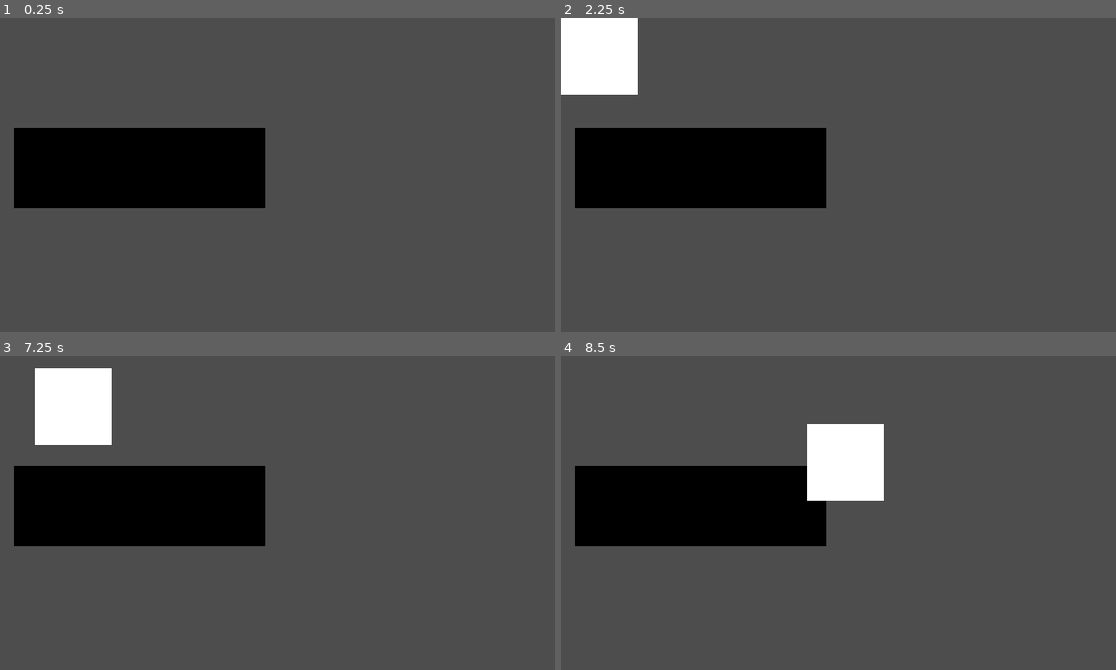
Above: before the commit, frames 1-4 (two rows, left to right).
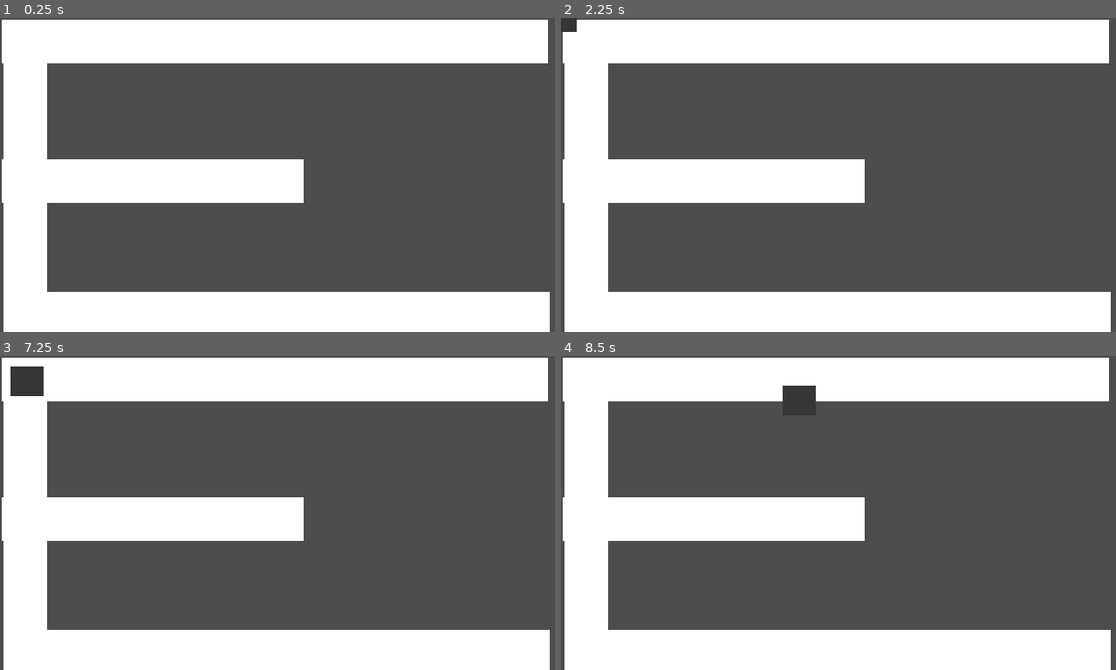
Above: after the commit, the same moments.

Repository: eigenstuffs/ld56
Game: Godot game, scene res://ant_spawner.tscn
Two runs of this game, one before a commit and one after it. Both use one fixed random seed, a clock stepped at 60 frames per second and the inputs below. This scene is started directly instead of the project's main scene.
Inputs (mouse positions are in pixels of both pictures, inside the frame that each line leads up to):
- Up to frame 1 (0.25 s): no input
- Up to frame 2 (2.25 s): tap Enter at 0.5, 2 s; move the mouse to (960, 159) at 0.52 s; press the mouse at (960, 159) at 0.53 s; hold Right (right) 0.53-1.28 s; tap Space at 1.25 s; move the mouse to (727, 190) at 1.27 s; release the mouse at (727, 190) at 1.28 s; hold Down (down) 1.28-2.03 s; click (727, 190) at 1.35 s; move the mouse to (894, 105) at 2.02 s; press the mouse at (894, 105) at 2.03 s; hold Right (right) from 2.03 s (still down)
- Up to frame 3 (7.25 s): tap Space at 2.75, 4.25 s; move the mouse to (249, 575) at 2.77 s; release Right (right) at 2.78 s; release the mouse at (249, 575) at 2.78 s; hold Up (up) 2.78-3.53 s; click (249, 575) at 2.85 s; tap Enter at 3.5 s; move the mouse to (449, 560) at 3.52 s; press the mouse at (449, 560) at 3.53 s; hold Left (left) 3.53-5.03 s; move the mouse to (111, 465) at 4.27 s; release the mouse at (111, 465) at 4.28 s; click (111, 465) at 4.35 s; move the mouse to (305, 513) at 5.02 s; press the mouse at (305, 513) at 5.03 s; hold Down (down) 5.03-5.78 s; move the mouse to (194, 434) at 5.77 s; release the mouse at (194, 434) at 5.78 s; hold Right (right) 5.78-6.53 s; click (194, 434) at 5.85 s; move the mouse to (399, 497) at 6.52 s; press the mouse at (399, 497) at 6.53 s; hold Up (up) from 6.53 s (still down)
- Up to frame 4 (8.5 s): move the mouse to (727, 528) at 7.27 s; release Up (up) at 7.28 s; release the mouse at (727, 528) at 7.28 s; hold Right (right) 7.28-8.03 s; click (727, 528) at 7.35 s; move the mouse to (894, 443) at 8.02 s; press the mouse at (894, 443) at 8.03 s; hold Down (down) from 8.03 s (still down)

The runs differ from the first frame. In frame 1, 43% of the frame differs, in the area x 0-100%, y 0-100%; in frame 2, 41%; in frame 3, 43%; in frame 4, 46%.

Commit message:
Ant path

Diff:
--- a/ant.tscn
+++ b/ant.tscn
@@ -3,18 +3,26 @@
 [ext_resource type="Script" path="res://ant.gd" id="1_eaava"]
 
 [sub_resource type="RectangleShape2D" id="RectangleShape2D_c50ex"]
-size = Vector2(154, 162)
+size = Vector2(19, 17)
 
 [node name="Ant" type="CharacterBody2D"]
+position = Vector2(0, -17)
 script = ExtResource("1_eaava")
 
 [node name="Sprite" type="ColorRect" parent="."]
-offset_right = 44.0
-offset_bottom = 44.0
+offset_left = -10.0
+offset_top = -9.0
+offset_right = 9.0
+offset_bottom = 8.0
+color = Color(0.212305, 0.212305, 0.212305, 1)
+metadata/_edit_use_anchors_ = true
 
 [node name="navAgent" type="NavigationAgent2D" parent="."]
+path_desired_distance = 1.0
+target_desired_distance = 1.0
+avoidance_enabled = true
+radius = 0.01
 
 [node name="HitboxCollider" type="CollisionShape2D" parent="."]
-position = Vector2(72, 71)
 shape = SubResource("RectangleShape2D_c50ex")
 disabled = true
--- a/ant_spawner.tscn
+++ b/ant_spawner.tscn
@@ -2,31 +2,36 @@
 
 [ext_resource type="Script" path="res://ant_spawner.gd" id="1_hnfn6"]
 
-[sub_resource type="NavigationPolygon" id="NavigationPolygon_jv74x"]
-vertices = PackedVector2Array(97.6016, 159.203, 94.0391, 113.25, 258.211, 114.242, 380.781, 158.297, 383.312, 95.5938, 253.711, 40.3984, 379.328, 42.6797, 377.047, 8.03125, 98.7266, 6.21875, 93.3984, 42.3672, 93.4609, 39.0078)
-polygons = Array[PackedInt32Array]([PackedInt32Array(0, 1, 2, 3), PackedInt32Array(4, 3, 2, 5, 6), PackedInt32Array(7, 6, 5, 8), PackedInt32Array(8, 5, 9, 10)])
-outlines = Array[PackedVector2Array]([PackedVector2Array(81.4802, 37.9451, 88.5217, -5.83771, 388.288, -3.89181, 391.306, 41.8369, 395.33, 95.3493, 392.312, 170.267, 86.5098, 171.239, 80.4742, 93.4033)])
-source_geometry_group_name = &"navigation_polygon_source_group"
-agent_radius = 12.0
+[sub_resource type="NavigationPolygon" id="NavigationPolygon_cgkt2"]
+vertices = PackedVector2Array(29, 157, 315, 156, 314, 158, 28, 159, 26, 106, 27, 107, 174, 106, 176, 108, 176, 80, 175, 81, 28, 78, 27, 80, 27, 25, 28, 27, 314, 25, 314, 27)
+polygons = Array[PackedInt32Array]([PackedInt32Array(0, 1, 2, 3), PackedInt32Array(0, 3, 4, 5), PackedInt32Array(5, 4, 6, 7), PackedInt32Array(8, 7, 6, 9), PackedInt32Array(10, 8, 9, 11), PackedInt32Array(10, 11, 12, 13), PackedInt32Array(13, 12, 14, 15)])
+outlines = Array[PackedVector2Array]([PackedVector2Array(314, 25, 27, 25, 27, 80, 175, 81, 174, 106, 26, 106, 28, 159, 314, 158, 315, 156, 29, 157, 27, 107, 176, 108, 176, 80, 28, 78, 28, 27, 314, 27)])
+agent_radius = 0.0
 
-[node name="AntSpawner" type="Node2D"]
+[node name="AntSpawner" type="NavigationRegion2D"]
+navigation_polygon = SubResource("NavigationPolygon_cgkt2")
 script = ExtResource("1_hnfn6")
 
-[node name="NavigationRegion2D" type="NavigationRegion2D" parent="."]
-position = Vector2(-78, 6)
-scale = Vector2(0.994107, 1.0278)
-navigation_polygon = SubResource("NavigationPolygon_jv74x")
+[node name="Ceiling" type="ColorRect" parent="."]
+offset_left = 1.0
+offset_top = 1.00001
+offset_right = 314.0
+offset_bottom = 26.0
 
-[node name="NavigationObstacle2D" type="NavigationObstacle2D" parent="NavigationRegion2D"]
-position = Vector2(78.4624, -5.83771)
-scale = Vector2(1.00593, 0.972952)
-vertices = PackedVector2Array(7, 62, 163, 60, 166, 111, 6, 110)
-affect_navigation_mesh = true
+[node name="SideWall" type="ColorRect" parent="."]
+offset_left = 1.52856
+offset_top = 1.8888
+offset_right = 26.5286
+offset_bottom = 174.889
 
-[node name="ColorRect" type="ColorRect" parent="NavigationRegion2D/NavigationObstacle2D"]
-offset_left = 8.0
-offset_top = 63.0
-offset_right = 152.0
-offset_bottom = 109.0
-color = Color(1.65302e-05, 1.65302e-05, 1.65302e-05, 1)
-metadata/_edit_use_anchors_ = true
+[node name="Floor" type="ColorRect" parent="."]
+offset_left = 2.01174
+offset_top = 156.645
+offset_right = 315.012
+offset_bottom = 181.645
+
+[node name="MidWall" type="ColorRect" parent="."]
+offset_left = 0.534454
+offset_top = 81.0294
+offset_right = 173.534
+offset_bottom = 106.029
